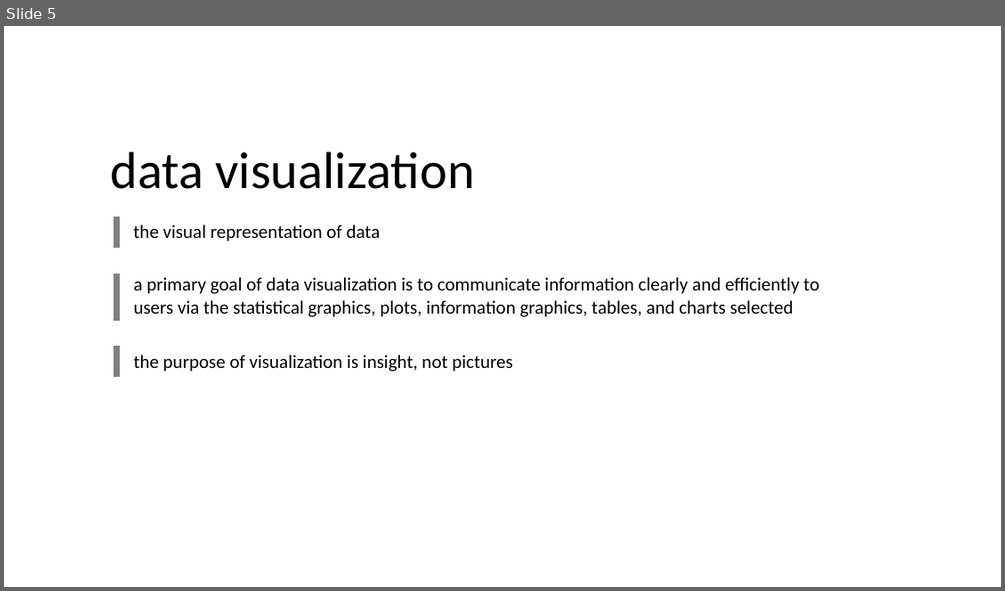
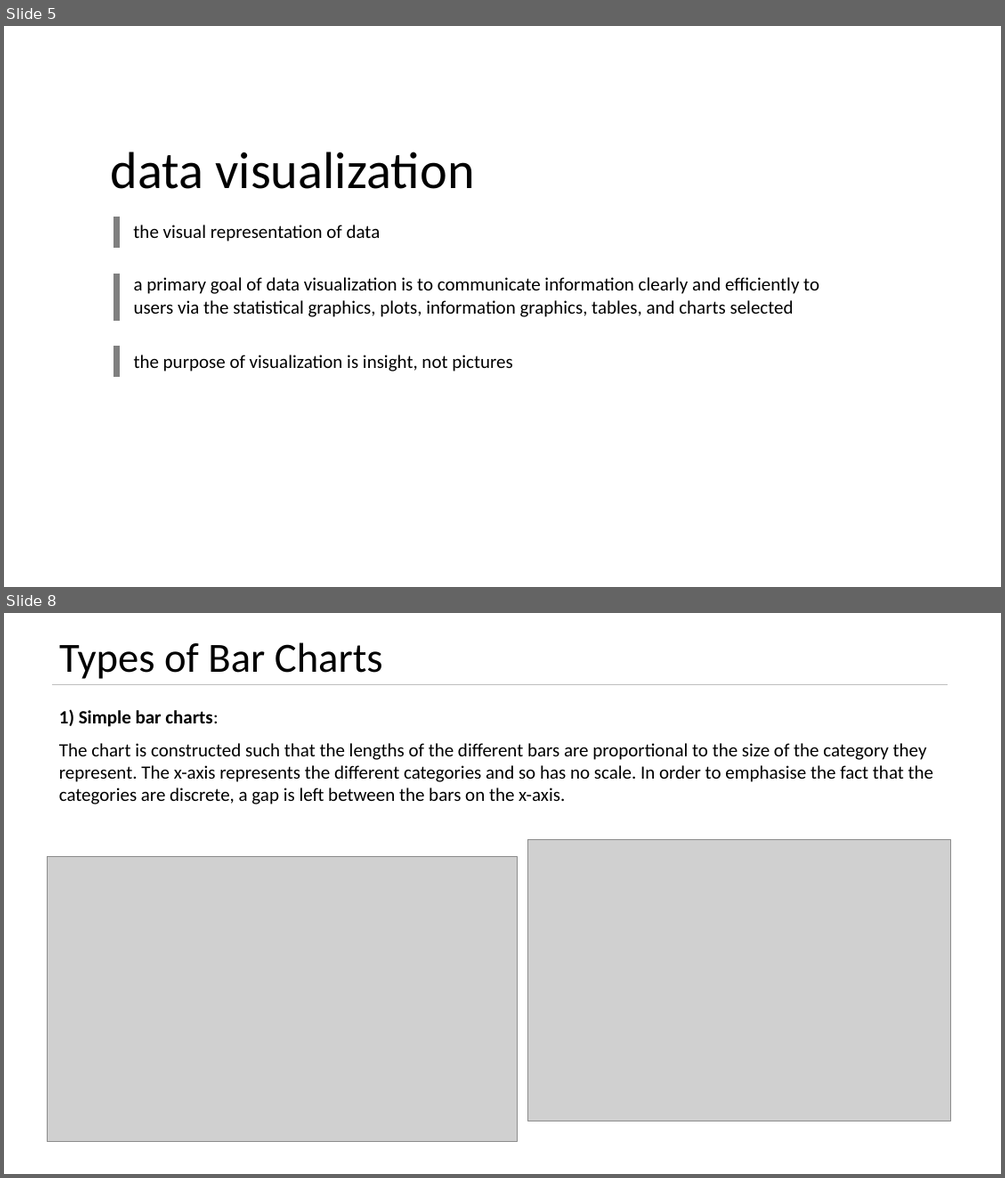
Before and after one commit to kushkul/Intro-to-Analytics, a slide deck: Visualization/Lesson 8 Visualization 1.pptx. Shown one above the other, each under a label of ours: slide 5 before the commit, slides 5 and 8 after it; the slides between them are not shown. The pictures are 1005x591 and 1005x1178 pixels, drawn with LibreOffice and Linux fonts; fonts in the diff are those of the drawing; grey boxes stand for pictures. Boxes give left, top, right and bottom in pixels: in the first picture for what was removed or moved away, otherwise in the second. Text is boxed around its words. In the diff, an @@ line names an element or a change of style, - is before the commit and + after.

Commit message:
Add bar chart details

```diff
--- a/Visualization/Lesson 8 Visualization 1.pptx
+++ b/Visualization/Lesson 8 Visualization 1.pptx
@@ slide 8 added at <box>4,613,1001,1174</box>, background #FFFFFF @@
@@ title added at <box>59,642,383,679</box>, 40 pt, text #000000 @@
+Types of Bar Charts
@@ line added from (52, 685) to (947, 685), #BFBFBF 0.5 pt @@
@@ text added at <box>59,709,933,804</box>, 18 pt, text #000000 @@
+1) Simple bar charts:
+The chart is constructed such that the lengths of the different bars are proportional to the size of the category they represent. The x-axis represents the different categories and so has no scale. In order to emphasise the fact that the categories are discrete, a gap is left between the bars on the x-axis.
@@ picture added at <box>528,840,951,1121</box> @@
@@ picture added at <box>48,857,517,1142</box> @@
```
Also in this commit, not shown: 1 slide changed, 15 other slides added.
